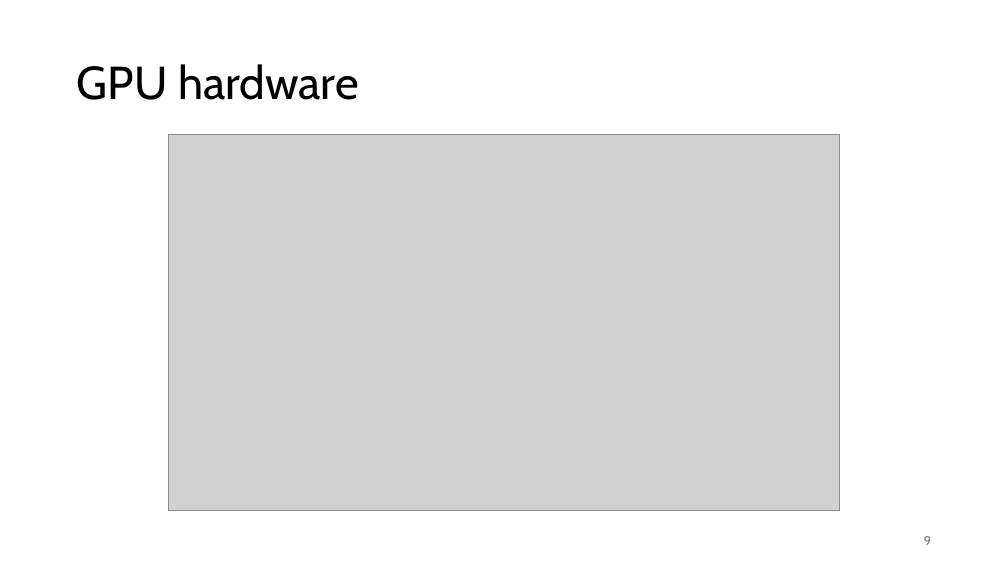
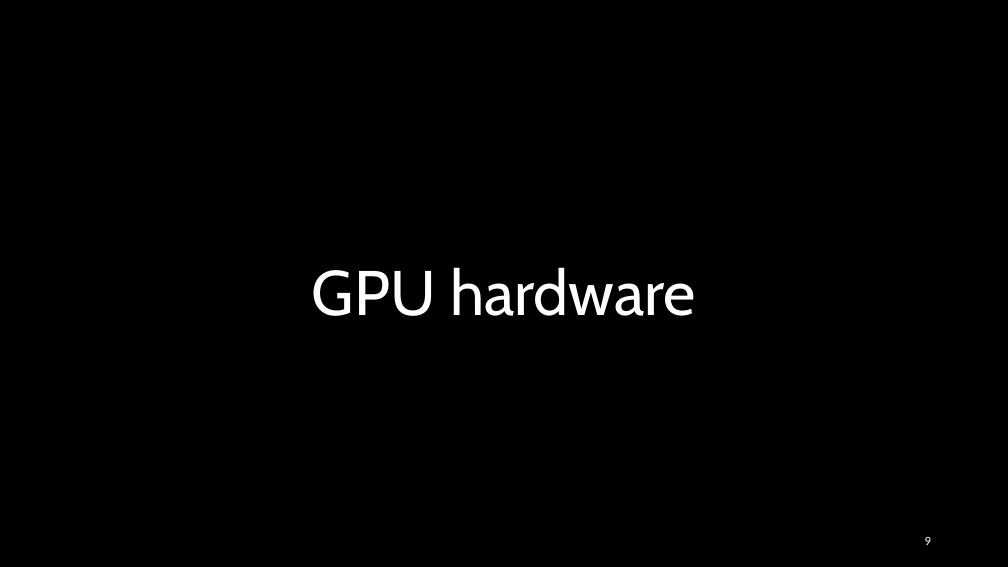
Before and after one commit to gjbex/Python-on-GPUs, a slide deck: slide 9 of python_on_gpus.pptx. Drawn at 1008x567 pixels with LibreOffice and Linux fonts; fonts in the diff are those of the drawing; grey boxes stand for pictures; background and template pictures are left out. Boxes give left, top, right and bottom in pixels: in the first picture for what was removed or moved away, otherwise in the second. Text is boxed around its words. In the diff, an @@ line names an element or a change of style, - is before the commit and + after.

Commit message:
Add hardware-level information

```diff
--- a/python_on_gpus.pptx
+++ b/python_on_gpus.pptx
@@ background #FFFFFF to picture (left out) @@
@@ title "GPU hardware": place and size @@
-title "GPU hardware" at [77,64,359,100]
+title "GPU hardware" at [312,267,696,316]
@@ title "GPU hardware" at [312,267,696,316]: size 44 to 60 pt, text colour #000000 to #FFFFFF; alignment left to centre; vertical alignment middle to bottom @@
@@ picture removed at [169,135,839,511] @@
@@ page number at [925,537,931,545]: font Cabin to Calibri, text colour #797979 to #FFFFFF; more space between paragraphs @@
```
Also in this commit, not shown: 5 other slides changed, 10 slides added, 1 slide removed.
